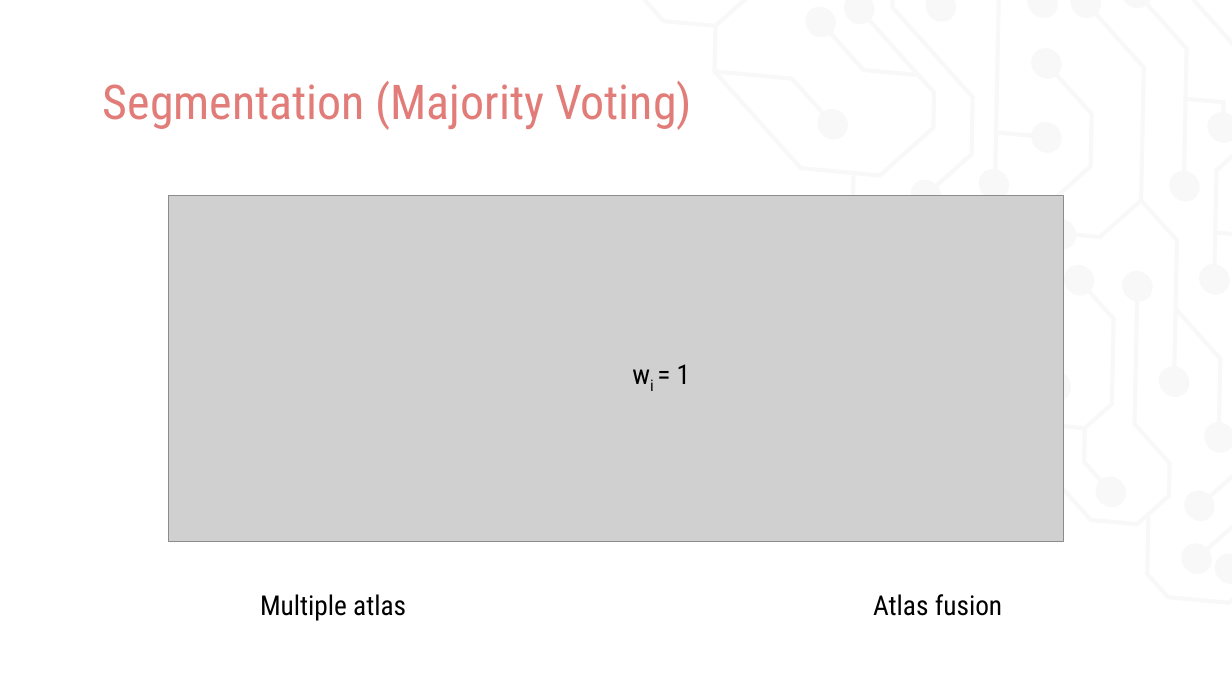
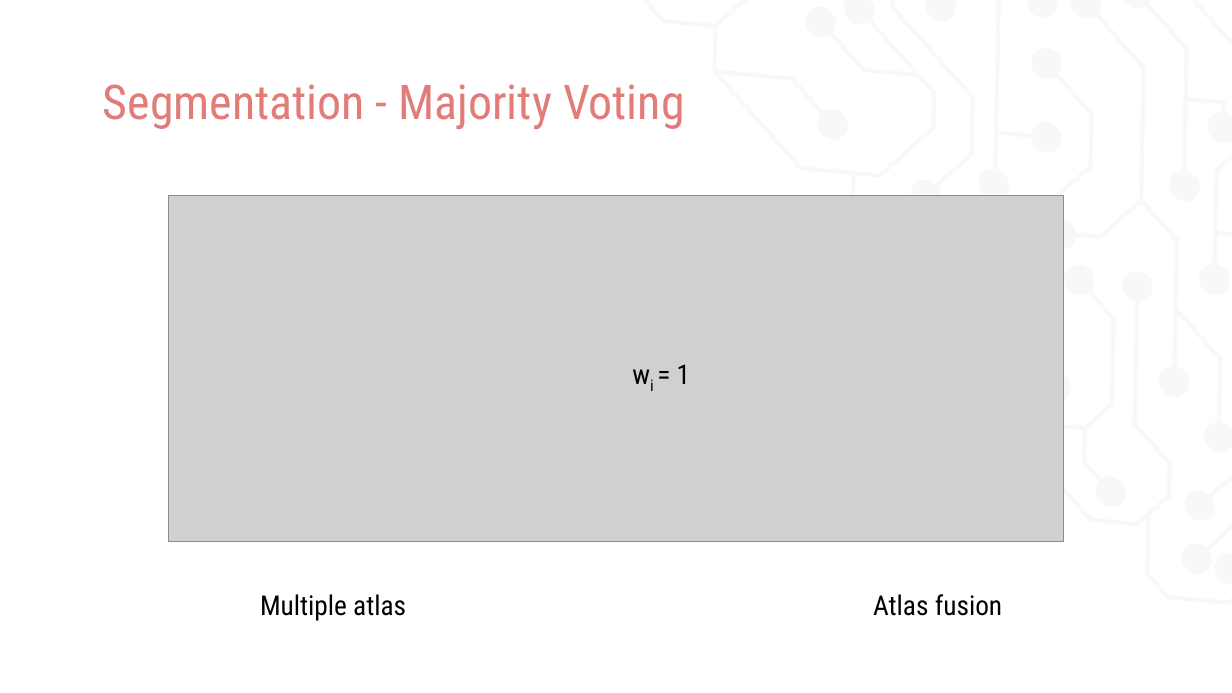
Before and after one commit to uro1012/MIALab, a slide deck: slide 5 of presentation/FinalPresentation.pptx. Drawn at 1232x693 pixels with LibreOffice and Linux fonts; fonts in the diff are those of the drawing; grey boxes stand for pictures. Boxes give left, top, right and bottom in pixels: in the first picture for what was removed or moved away, otherwise in the second. Text is boxed around its words. In the diff, an @@ line names an element or a change of style, - is before the commit and + after.

```diff
--- a/presentation/FinalPresentation.pptx
+++ b/presentation/FinalPresentation.pptx
@@ title at box(103, 84, 685, 129): text changed @@
-Segmentation (Majority Voting)
+Segmentation - Majority Voting
```
Also in this commit, not shown: 6 other slides changed.
